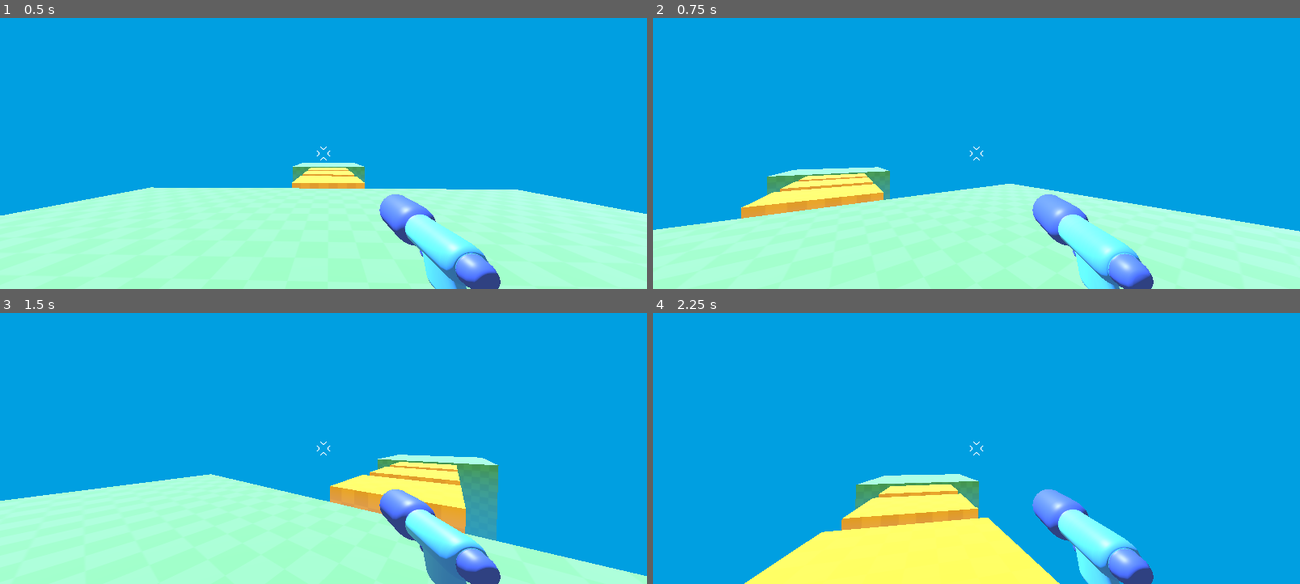
Above: before the commit, frames 1-4 (two rows, left to right).
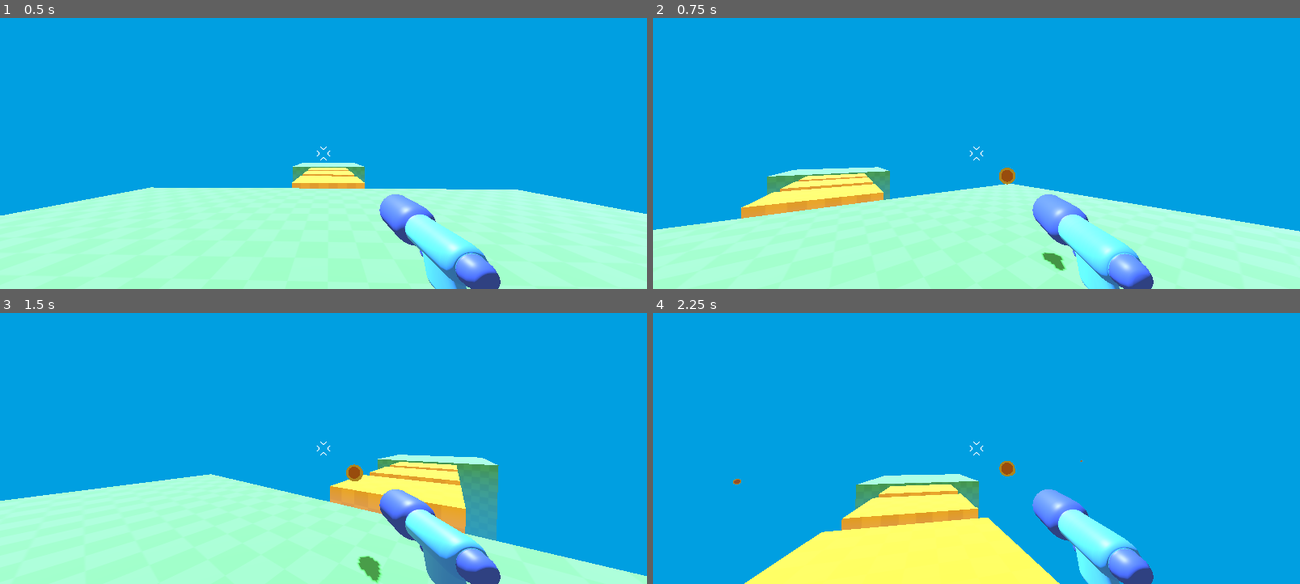
Above: after the commit, the same moments.

Repository: aloepker/first-practice-3d-game-project
Game: Godot game, scene res://level/temporary_level.tscn
Two runs of this game, one before a commit and one after it. Both use one fixed random seed, a clock stepped at 60 frames per second and the inputs below.
Inputs (mouse positions are in pixels of both pictures, inside the frame that each line leads up to):
- Up to frame 1 (0.5 s): no input
- Up to frame 2 (0.75 s): tap Enter at 0.5 s; move the mouse to (1008, 153) at 0.52 s; hold W (move_forward) from 0.53 s (still down); right-click (1008, 153) at 0.6 s
- Up to frame 3 (1.5 s): keep holding W (move_forward); tap Space (jump) at 0.77 s; move the mouse to (291, 448) at 1.27 s; right-click (291, 448) at 1.35 s
- Up to frame 4 (2.25 s): keep holding W (move_forward); tap Space (jump) at 1.52 s; move the mouse to (989, 443) at 2.02 s; right-click (989, 443) at 2.1 s

Frame 1 is identical in both runs. In frame 2, 0.3% of the frame differs, in the area x 53-64%, y 55-94%; in frame 3, 0.4%, in the area x 53-59%, y 55-100%; in frame 4, 0.1%.

Commit message:
updated the code for the bullet to spawn and linked it to the right mouse click in game. I also updated the bullet speed in its script. Bullets now fire from the gun!

Diff:
--- a/player/bullet_3d.gd
+++ b/player/bullet_3d.gd
@@ -1,7 +1,7 @@
 extends Area3D
 
 # to move the bullet:
-const SPEED = 5.0
+const SPEED = 20.0
 const RANGE = 40.0
 
 var travelled_distance = 0.0
--- a/player/bullet_3d.tscn
+++ b/player/bullet_3d.tscn
@@ -7,6 +7,7 @@
 radius = 0.4151838
 
 [node name="Bullet3D" type="Area3D" unique_id=1474267993]
+top_level = true
 script = ExtResource("1_hgguu")
 
 [node name="CollisionShape3D" type="CollisionShape3D" parent="." unique_id=911497730]
--- a/player/player.gd
+++ b/player/player.gd
@@ -42,3 +42,17 @@
 		velocity.y = 0.0
 
 	move_and_slide()
+
+	#shooting code added to player physics:
+	if Input.is_action_just_pressed("shoot"):
+		shoot_bullet()
+
+#code/function for firing the bullet! :D
+func shoot_bullet():
+	#load bullet from file system
+	const BULLET_3D = preload("res://player/bullet_3d.tscn")
+	var new_bullet = BULLET_3D.instantiate()
+	%Marker3D.add_child(new_bullet)
+	# now we need to add code to move the bullet to the reticle (and orient as well)
+	#bellow line moves the bullet towards the marker
+	new_bullet.global_transform = %Marker3D.global_transform
--- a/player/player.tscn
+++ b/player/player.tscn
@@ -3,7 +3,6 @@
 [ext_resource type="PackedScene" uid="uid://k1odr8a35n14" path="res://player/simple_gun/gun_model.glb" id="1_oul6g"]
 [ext_resource type="Script" uid="uid://qxb65hlqpxtb" path="res://player/player.gd" id="1_rkbax"]
 [ext_resource type="Texture2D" uid="uid://3mbehoxhni3l" path="res://player/reticle.png" id="3_g1dw6"]
-[ext_resource type="PackedScene" uid="uid://cov8h4rq1ngy1" path="res://player/bullet_3d.tscn" id="3_yw30f"]
 
 [sub_resource type="CapsuleShape3D" id="CapsuleShape3D_fdjtx"]
 
@@ -23,11 +22,8 @@
 transform = Transform3D(-0.37, 0, 1.13246855e-07, 0, 0.364, 0, -5.5868448e-08, 0, -0.75, 0.5, -0.4, -0.853)
 
 [node name="Marker3D" type="Marker3D" parent="Camera3D" unique_id=1791699737]
+unique_name_in_owner = true
 transform = Transform3D(1, 0, 0, 0, 1, 0, 0, 0, 1, 0.50497377, -0.3778869, -1.2449313)
-
-[node name="Bullet3D" parent="Camera3D/Marker3D" unique_id=1474267993 instance=ExtResource("3_yw30f")]
-transform = Transform3D(1, 0, 0, 0, 1, 0, 0, 0, 1, 0.50497377, 1.2178273, -1.2469825)
-top_level = true
 
 [node name="Reticle" type="TextureRect" parent="." unique_id=351028195]
 anchors_preset = 8
--- a/project.godot
+++ b/project.godot
@@ -54,6 +54,11 @@
 "events": [Object(InputEventKey,"resource_local_to_scene":false,"resource_name":"","device":-1,"window_id":0,"alt_press …(191 unchanged characters)…
 ]
 }
+shoot={
+"deadzone": 0.2,
+"events": [Object(InputEventMouseButton,"resource_local_to_scene":false,"resource_name":"","device":-1,"window_id":0,"alt_pressed":false,"shift_pressed":false,"ctrl_pressed":false,"meta_pressed":false,"button_mask":2,"position":Vector2(124, 13),"global_position":Vector2(133, 61),"factor":1.0,"button_index":2,"canceled":false,"pressed":true,"double_click":false,"script":null)
+]
+}
 
 [physics]
 
